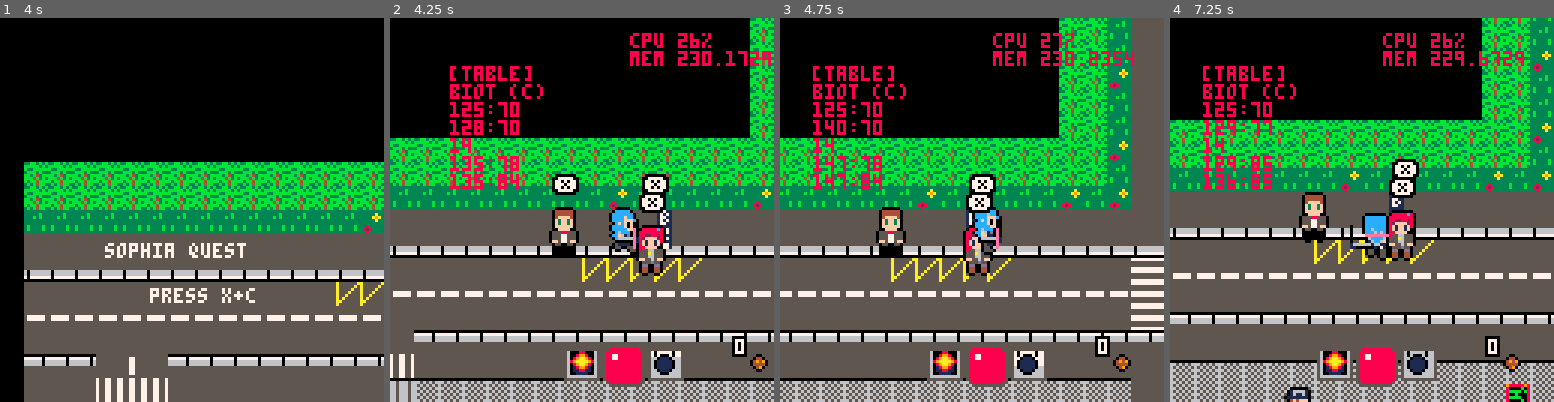
Above: before the commit, frames 1-4 (left to right).
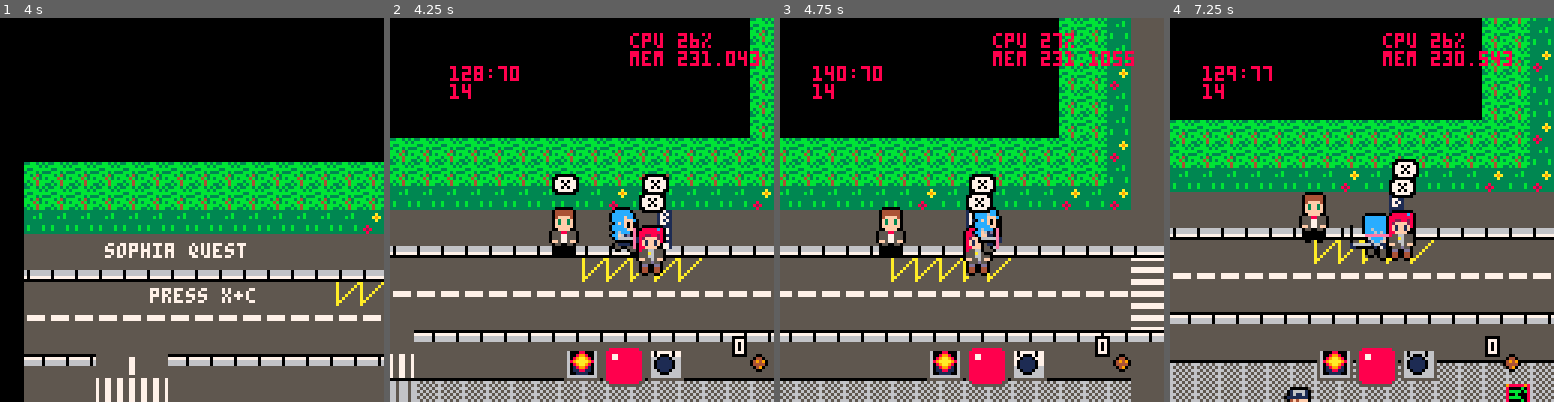
Above: after the commit, the same moments.

Repository: JasonHaenlin/pico-8-sophiaquest
Game: PICO-8 cartridge JasonHaenlin.p8
Same seed, same stepped clock (60 frames per second), same inputs: the game is played once before the commit and once after it.
Inputs:
- Up to frame 1 (4 s): tap X (X key) at 0.33, 1.07, 1.85, 2.97 s; tap O (Z key) at 0.7, 1.7, 2.1, 2.5, 2.9, 3.3, 3.7 s; hold Right 1.6-2.1 s; hold Up 2.15-2.42 s; hold Right 2.47-3.03 s; hold Left 3.08-3.58 s; hold Down 3.63-3.97 s
- Up to frame 2 (4.25 s): hold Right from 4.02 s (still down); tap X (X key) at 4.08 s; tap O (Z key) at 4.1 s
- Up to frame 3 (4.75 s): tap O (Z key) at 4.5 s; release Right at 4.68 s; hold Up from 4.73 s (still down)
- Up to frame 4 (7.25 s): tap O (Z key) every 0.4 s from 4.9 to 6.9 s; release Up at 5.03 s; hold Left 5.08-5.68 s; tap X (X key) at 5.2, 6.32 s; hold Down 5.73-6.03 s; hold Right 6.08-6.58 s; hold Right 6.63-7.13 s; hold Up from 7.18 s (still down)

Frame 1 is identical in both runs. In frame 2, 2.2% of the frame differs, in the area x 15-100%, y 8-45%; in frame 3, 2.1%; in frame 4, 2.2%.

Commit message:
IA are a little less stupid

Diff:
--- a/JasonHaenlin.p8
+++ b/JasonHaenlin.p8
@@ -55,9 +55,6 @@
 
 function init_current_area(area,s)
  local ca = g_area[area]
- log(1, ca)
- log(2, ca.name)
- log(3, ca.spawns[s].x..":"..ca.spawns[s].y)
  g_spawn = {}
  g_spawn.x = ca.spawns[s].x
  g_spawn.y = ca.spawns[s].y
@@ -598,6 +595,7 @@
  e.anim = stay
  e.walk = m_anim(m_walk_anim(s))
  e.stay = m_anim(m_stay_anim(s))
+ e.intent = {}
 end
 
 function m_loot(x, y, item)
@@ -924,12 +922,12 @@
   warning(self)
   self.anim = walk
   if (dist >= self.weapon.type) then
-   local dir_m = going_forward(self)
-   move_on(self, dir_m)
+   local intent = going_forward(self)
+   move_on(self, intent)
   end
  elseif (dist < self.weapon.type*8.2) then
   local dir_m = gbest_direction(self)
-  move_on(self, dir_m)
+  move_on(self, {dir_m})
   local dir_a = prepare_attack_opportunity(self)
   self.d = dir_a
   act_enn(self, dir_a)
@@ -949,15 +947,21 @@
 end
 
 function going_forward(a)
+ local intent = {}
  local rx = a.x - g_p.x
  local ry = a.y - g_p.y
  if(abs(rx) > abs(ry)) then
-   if(rx < 0) return right
-   return left
+   if(rx < 0) then add(intent, right)
+   else add(intent, left) end
+   if(ry < 0) then add(intent, down)
+   else add(intent, up) end
  else
-   if(ry < 0) return down
-   return up
- end
+   if(ry < 0) then add(intent, down)
+   else add(intent, up) end
+   if(rx < 0) then add(intent, right)
+   else add(intent, left) end
+ end
+ return intent
 end
 
 function distance(a)
@@ -1008,12 +1012,20 @@
  return tar
 end
 
-function move_on(a, go)
- if (go == left)  move(a ,-a.dx, 0, a.box.x1, a.box.y2)
- if (go == right) move(a, a.dx, 0, a.box.x2, a.box.y2)
- if (go == up)    move(a, 0 ,-a.dy, a.box.x2, a.box.y2-a.box.y1)
- if (go == down)  move(a, 0, a.dy, a.box.x2, a.box.y2)
- if (go ~= none)  a.d = go
+function move_on(a, intent)
+ local chk = false
+ add(intent, a.intent)
+ for i in all(intent) do
+  if (i == left)  chk = move(a ,-a.dx, 0, a.box.x1, a.box.y2)
+  if (i == right) chk = move(a, a.dx, 0, a.box.x2, a.box.y2)
+  if (i == up)    chk = move(a, 0 ,-a.dy, a.box.x2, a.box.y2-a.box.y1)
+  if (i == down)  chk = move(a, 0, a.dy, a.box.x2, a.box.y2)
+  if (i ~= none and chk)  a.d = i
+  if (chk) then
+   a.intent = i
+   return
+  end
+ end
 end
 
 function is_moving(direction)
@@ -1039,23 +1051,23 @@
  local y1 = max(a.box.y1 + a.y, a.y + y + ((oy/2) * y) + oy/2 + (1*abs(x)))
  local x2 = (a.x + x + ox)
  local y2 = max(a.box.y1 + a.y, a.y + y + oy)
- log(6, x1..":"..y1)
- log(7, x2..":"..y2)
  g_cl = {x1=x1,y1=y1,x2=x2,y2=y2}
  local sp1 = mget(gtile(x1), gtile(y1))
  local sp2 = mget(gtile(x2), gtile(y2))
- if(is_limit_of_map(x1,y1) or is_limit_of_map(x2,y2)) return
+ if(is_limit_of_map(x1,y1) or is_limit_of_map(x2,y2)) return false
 
  for b in all(g_actors) do
   if(check_collisions(a, b, x, y) and b.tag ~= invisible and b.tag ~= item) then
-   return
+   return false
   end
  end
 
  if (not fget(sp1, f_obst) and not fget(sp2, f_obst))  then
   a.x += x
   a.y += y
- end
+  return true
+ end
+ return false
 end
 
 function act_pl()
@@ -1296,7 +1308,7 @@
 end
 
 function drop_loot(a)
- local rndv = flr(rnd(100)) + 1
+ local rndv = flr(rnd(100)+1)
  for o in all(g_loots) do
   if(o.drop_rate <= rndv) m_loot(a.x, a.y, o)
  end
@@ -1548,8 +1561,8 @@
  draw_dfxs()
  draw_dialogs()
  draw_hud()
- log(4, g_p.x..":"..g_p.y)
- log(5, #g_actors)
+ log(1, g_p.x..":"..g_p.y)
+ log(2, #g_actors)
  debug_log(g_fp.x+10, g_fp.y+10)
  log_cpu_mem(g_fp.x+70, g_fp.y+5)
  display_collision_matrix()
